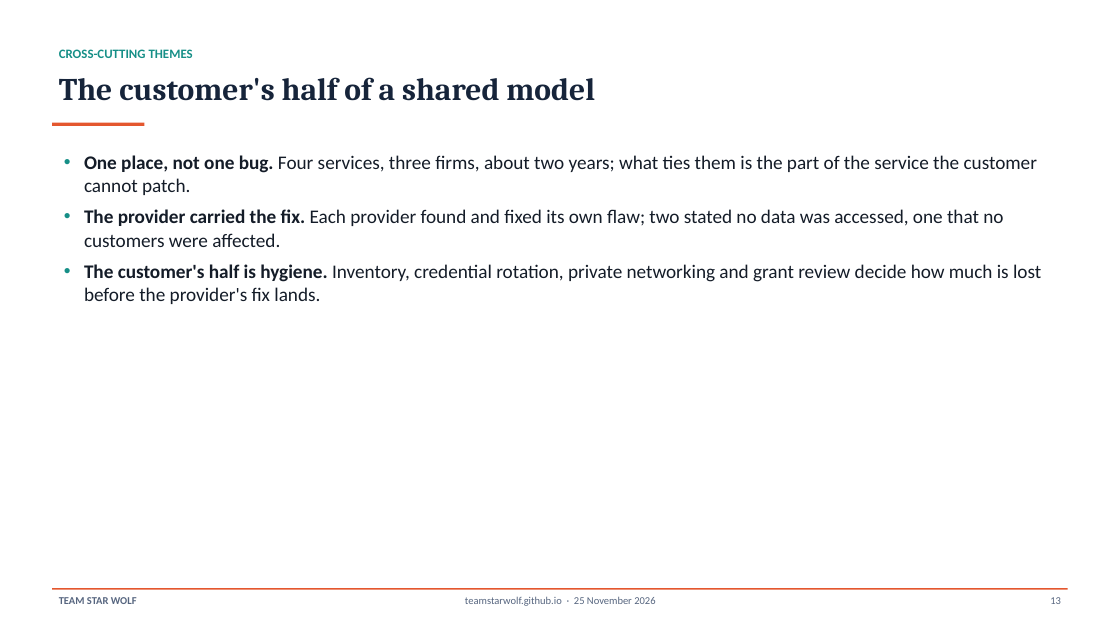
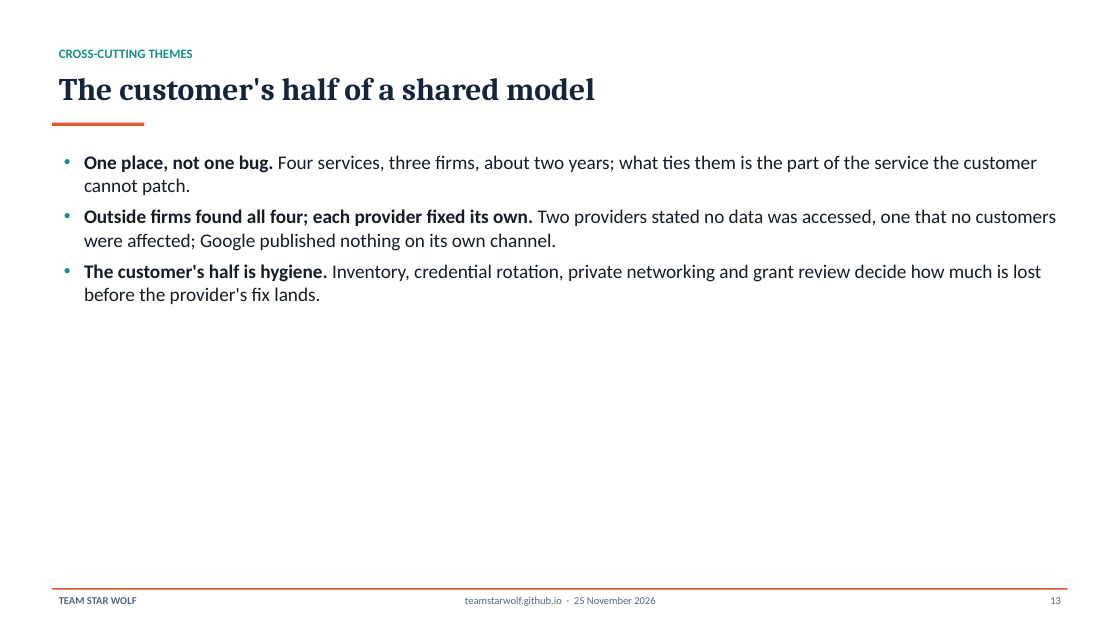
Before and after one commit to TeamStarWolf/TeamStarWolf, a slide deck: slide 13 of case-studies/slides/Cloud_Managed_Service_Flaws_Case_Study.pptx. Drawn at 1120x630 pixels with LibreOffice and Linux fonts; fonts in the diff are those of the drawing. Boxes give left, top, right and bottom in pixels: in the first picture for what was removed or moved away, otherwise in the second. Text is boxed around its words. In the diff, an @@ line names an element or a change of style, - is before the commit and + after.

```diff
--- a/case-studies/slides/Cloud_Managed_Service_Flaws_Case_Study.pptx
+++ b/case-studies/slides/Cloud_Managed_Service_Flaws_Case_Study.pptx
@@ text at box(84, 209, 1057, 251): text changed @@
-• The provider carried the fix. Each provider found and fixed its own flaw; two stated no data was accessed, one that no customers were affected.
+• Outside firms found all four; each provider fixed its own. Two providers stated no data was accessed, one that no customers were affected; Google published nothing on its own channel.
```
Also in this commit, not shown: 10 other slides changed, 14 other files.
